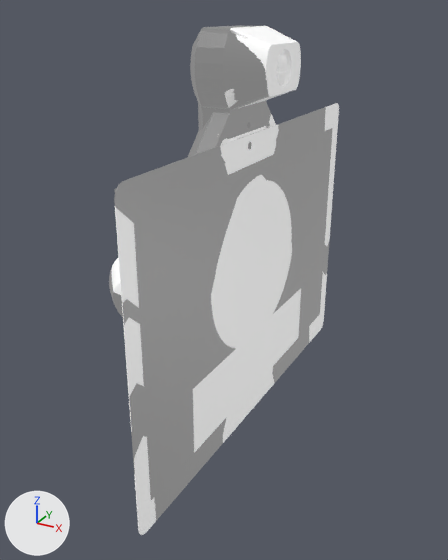
An edit to the COLLADA model ros_ws/src/tb_sim/tb_description/meshes/display_link.dae, drawn before and after from the same camera.
Before and after are seen from a 50 mm lens placed at (0.177, -0.288, 0.136), pointed at (0.023, -0.008, -0.004). Arrows for +X, +Y and +Z are at lower left; the lights stay in place. Vertices at the same position are counted once.

The first picture shows 'display_link'.
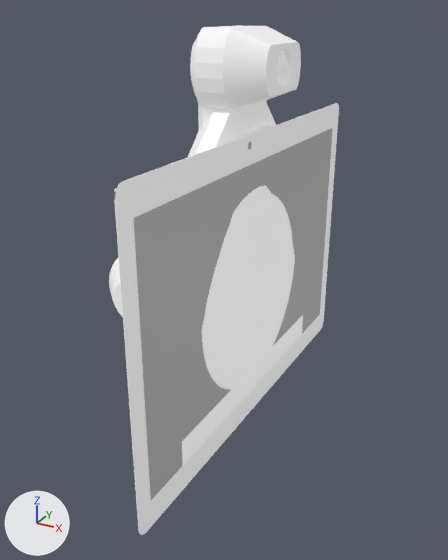
Pixel boxes [x1, y1, x2, y2] of what changed, in the pictures (448 x 560 px):
part 1 of me_display_link, built on
    before: [230, 29, 249, 39]
    after: [197, 27, 298, 110]
part 2 of me_display_link, surface changed
    both: [114, 128, 332, 510]
part 3 of me_display_link, recoloured
    both: [109, 25, 339, 535]

What the commit changed:
Material 'Material.004' (mat_material_004) is new.
Its base color is (0.8, 0.8, 0.8) (white #e7e7e7).
Its emission color is (0.2, 0.2, 0.2) (grey #7c7c7c).
Its emission strength is 1.0.
Material 'Material.003' (mat_material_003) is new.
Its texture is img_mrp_face_png.
Its emission color is (0.2, 0.2, 0.2) (grey #7c7c7c).
Its emission strength is 1.0.
me_display_link is used by ob_display_link; location (0.0, 0.0, 0.0).
me_display_link had 2865 vertices, 5891 faces and spanned x -0.023..0.051, y -0.119..0.118, z -0.088..0.127.
me_display_link now has 2974 vertices, 6113 faces and spans x -0.023..0.051, y -0.119..0.118, z -0.088..0.127.
me_display_link part 1: 7 vertices moved within x 0.029..0.049, y -0.023..0.02, z 0.109..0.127; 84 vertices added at x 0.012..0.051, y -0.023..0.023, z 0.091..0.127.
me_display_link part 2: 5474 kept faces spanning x -0.023..0.051, y -0.119..0.118, z -0.088..0.127 get new texture (UV) coordinates.
me_display_link part 3: 5348 faces spanning x -0.023..0.051, y -0.119..0.118, z -0.088..0.127 switch from mat_material_002 (picture img_mrp_face_png) to mat_material_004 (white #e7e7e7).
me_display_link now uses material mat_material_003 (picture img_mrp_face_png).
